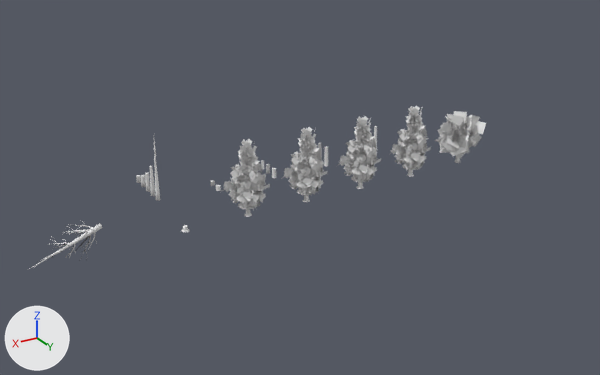
The FBX model Assets/ENV TDD/tree/tree.fbx as it was, and as the next commit left it.
Camera for both pictures: a 50 mm lens placed at (45.3, 49.6, 25.9), pointed at (17.6, 3.4, 2.8). The axes (+X, +Y, +Z) are drawn at lower left. The lights are the same throughout. The first picture is the older version. Where no turn or scale is listed for an object, it has been applied to the vertices.

The older version as bpy lines, for what is in view:
```python
me_plane_016 = bpy.data.meshes.new('Plane.016')
me_plane_016.from_pydata(...)  # 7388 vertices, 4263 faces; spans x -1.82..1.98, y -1.84..1.53, z -0.15..5.78
# faces by material slot: [3268, 995]
me_plane_016.materials.append(mat_pinebark)  # its picture is missing
me_plane_016.materials.append(mat_pinetree_simplified)  # white #e7e7e7
me_plane_037 = bpy.data.meshes.new('Plane.037')
me_plane_037.from_pydata(...)  # 7412 vertices, 4281 faces; spans x -1.82..1.98, y -1.84..1.53, z -0.15..5.78
# faces by material slot: [3282, 995, 4]
me_plane_037.materials.append(mat_pinebark)  # its picture is missing
me_plane_037.materials.append(mat_pinetree_simplified)  # white #e7e7e7
me_plane_037.materials.append(mat_pinetree_treecrosssection)  # its picture is missing
me_plane_038 = bpy.data.meshes.new('Plane.038')
me_plane_038.from_pydata(...)  # 7428 vertices, 4293 faces; spans x -1.82..1.98, y -1.84..1.53, z -0.15..5.78
# faces by material slot: [3292, 995, 6]
me_plane_038.materials.append(mat_pinebark)  # its picture is missing
me_plane_038.materials.append(mat_pinetree_simplified)  # white #e7e7e7
me_plane_038.materials.append(mat_pinetree_treecrosssection)  # its picture is missing
ob_pinetree_002 = bpy.data.objects.new('pineTree.002', me_plane_037)
ob_pinetree_002.location = (15.0, 0.0, 0.0)
ob_pinetree_003 = bpy.data.objects.new('pineTree.003', me_plane_038)
ob_pinetree_003.location = (20.0, 0.0, 0.0)
ob_pinetree_005 = bpy.data.objects.new('pineTree.005', me_plane_016)
ob_pinetree_005.location = (5.0, 0.0, 0.0)
# also in view: 'pineTree.001' at (10.1, -0.2, 2.8); 'oakTree' at (0.1, 0.0, 2.3); 'pineTree.006' at (33.6, 0.1, 1.3)
```
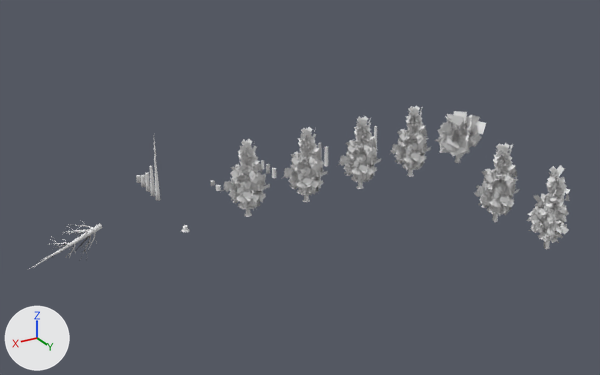
Changed parts and their boxes (x1, y1, x2, y2) in the pictures (600 x 375 px):
'pineTree.021', added: after (527, 166, 570, 249)
    faces in mat_pinetree_simplified (white #e7e7e7): (527, 166, 570, 243)
'pineTree.020', added: after (474, 143, 519, 222)
    faces in mat_pinetree_simplified (white #e7e7e7): (474, 143, 519, 216)

Diff of the bpy script that builds the scene:
```diff
--- a/Assets/ENV TDD/tree/tree.fbx.py
+++ b/Assets/ENV TDD/tree/tree.fbx.py
@@ me_plane_016_1 @@
+me_plane_016_1.from_pydata(...)  # 2925 vertices, 504 faces; spans x -1.73..1.98, y -1.74..1.53, z -0.31..5.78
+# faces by material slot: [45, 459]
+me_plane_016_1.materials.append(mat_pinebark)  # its picture is missing
+me_plane_016_1.materials.append(mat_pinetree_simplified)  # white #e7e7e7
@@ me_plane_012 @@
+me_plane_012.from_pydata(...)  # 4141 vertices, 1038 faces; spans x -1.77..1.98, y -1.84..1.53, z -0.31..5.78
+# faces by material slot: [45, 993]
+me_plane_012.materials.append(mat_pinebark)  # its picture is missing
+me_plane_012.materials.append(mat_pinetree_simplified)  # white #e7e7e7
@@ ob_pinetree_021 @@
+ob_pinetree_021 = bpy.data.objects.new('pineTree.021', me_plane_016_1)
+ob_pinetree_021.location = (5.0, 15.0, 0.0)
@@ ob_pinetree_020 @@
+ob_pinetree_020 = bpy.data.objects.new('pineTree.020', me_plane_012)
+ob_pinetree_020.location = (5.0, 10.0, 0.0)
```
